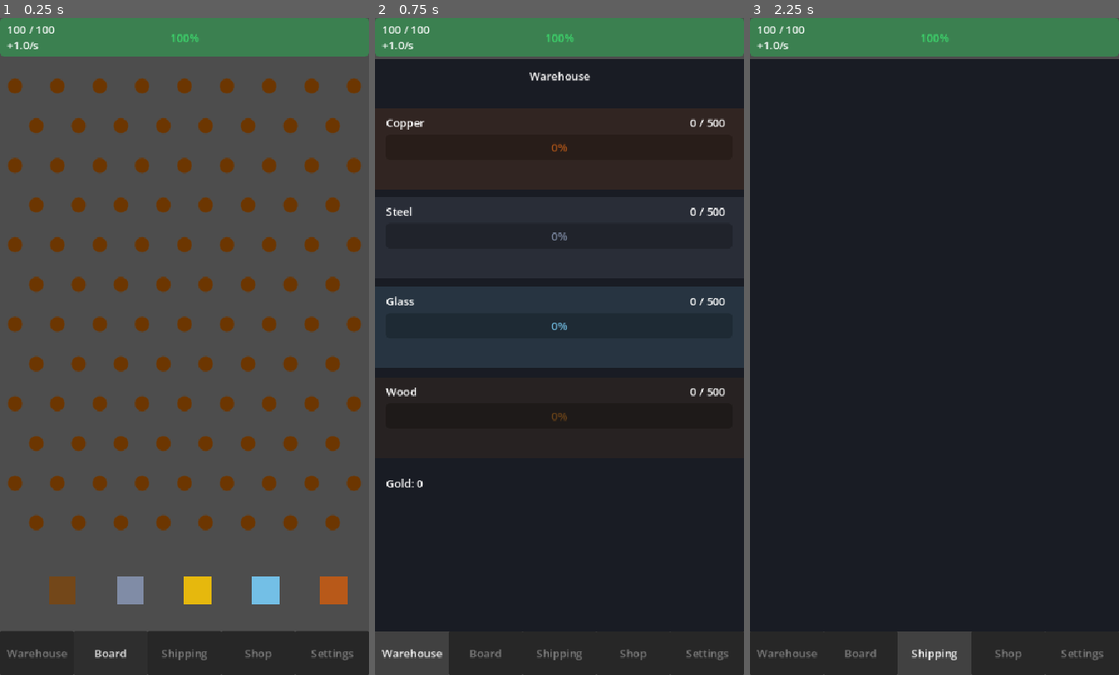
Above: before the commit, frames 1-3 (left to right).
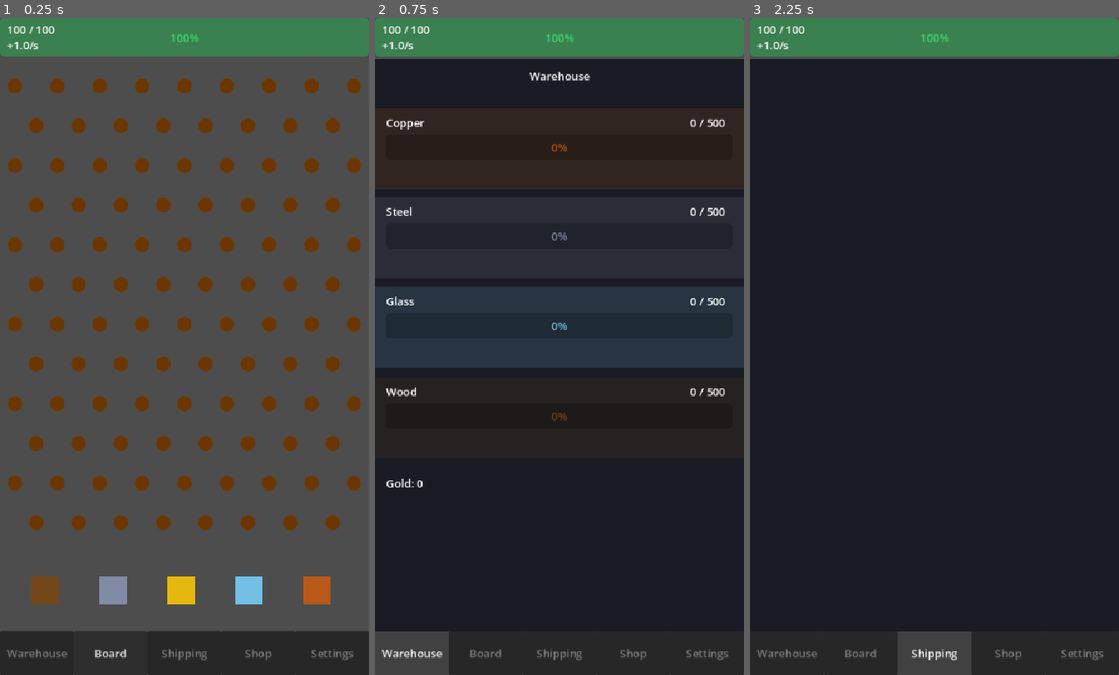
Above: after the commit, the same moments.

Repository: RafaelNTeixeira/ScrapFall
Game: Godot game, scene res://scenes/Main.tscn
Two runs of this game, one before a commit and one after it. Both use one fixed random seed, a clock stepped at 60 frames per second and the inputs below.
Inputs:
- Up to frame 1 (0.25 s): no input
- Up to frame 2 (0.75 s): click "Warehouse" at 0.5 s
- Up to frame 3 (2.25 s): click "Board" at 1.25 s; click "Shipping" at 2 s

The runs differ from the first frame. In frame 1, 1.9% of the frame differs, in the area x 8-95%, y 85-90%; in frame 2, nothing differs; in frame 3, nothing differs.

Commit message:
imp: Improved initial slot positioning on the board to me symetric

Diff:
--- a/scripts/Board.gd
+++ b/scripts/Board.gd
@@ -133,7 +133,7 @@
 
 	for i in range(SLOT_COUNT):
 		var slot = slot_scene.instantiate()
-		slot.position       = Vector2(board_origin.x + slot_width * 0.5 + i * slot_width, y)
+		slot.position       = Vector2(board_origin.x + slot_width * 0.25 + i * slot_width, y)
 		slot.resource_type  = SLOT_TYPES[i]
 		slot.slot_width     = slot_width
 		slot.slot_height    = SLOT_HEIGHT
